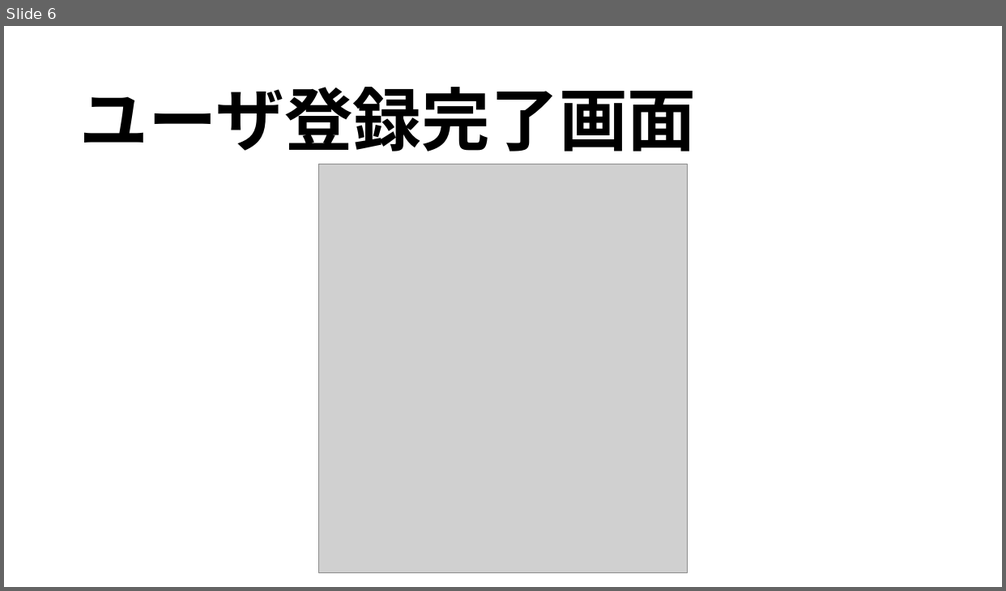
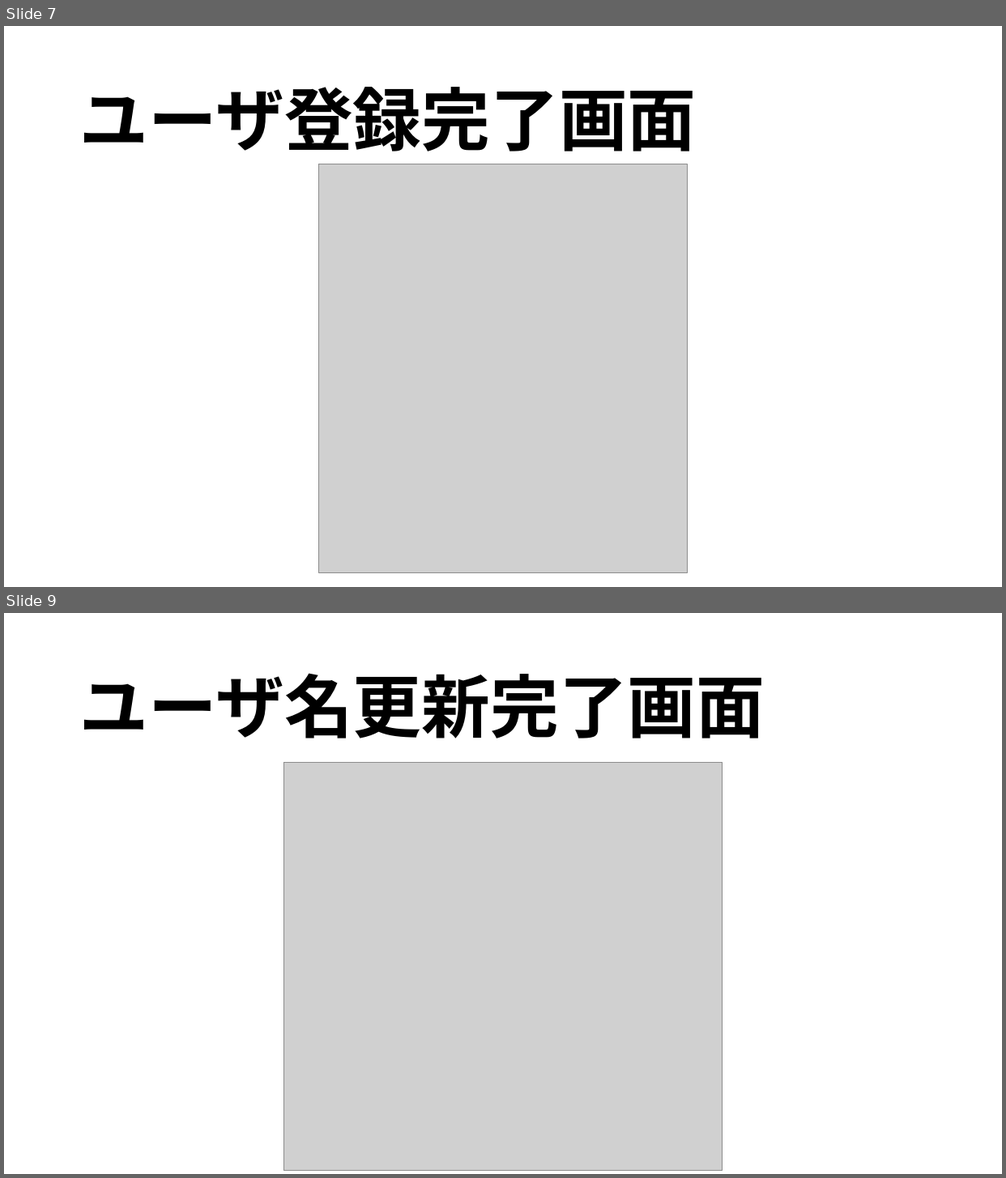
Before and after one commit to Takeda-Axiz/takeda_personal_develop, a slide deck: 株式会社ユウシン_竹田悠希_個人開発成果発表.pptx. Shown one above the other, each under a label of ours: slide 6 before the commit, slides 7 and 9 after it; the slides between them are not shown. The pictures are 1006x591 and 1006x1178 pixels, drawn with LibreOffice and Linux fonts; fonts in the diff are those of the drawing; grey boxes stand for pictures. Boxes give left, top, right and bottom in pixels: in the first picture for what was removed or moved away, otherwise in the second. Text is boxed around its words. In the diff, an @@ line names an element or a change of style, - is before the commit and + after.

```diff
--- a/株式会社ユウシン_竹田悠希_個人開発成果発表.pptx
+++ b/株式会社ユウシン_竹田悠希_個人開発成果発表.pptx
@@ slide 9 added at (x1=4, y1=613, x2=1002, y2=1174), background #FFFFFF @@
@@ title added at (x1=80, y1=673, x2=765, y2=739), 66 pt, text #000000, bold @@
+ユーザ名更新完了画面
@@ picture added at (x1=284, y1=763, x2=722, y2=1171) @@
@@ what was slide 6 is now slide 7 @@
```
Also in this commit, not shown: 3 slides changed, 7 other slides added, 1 slide removed.
